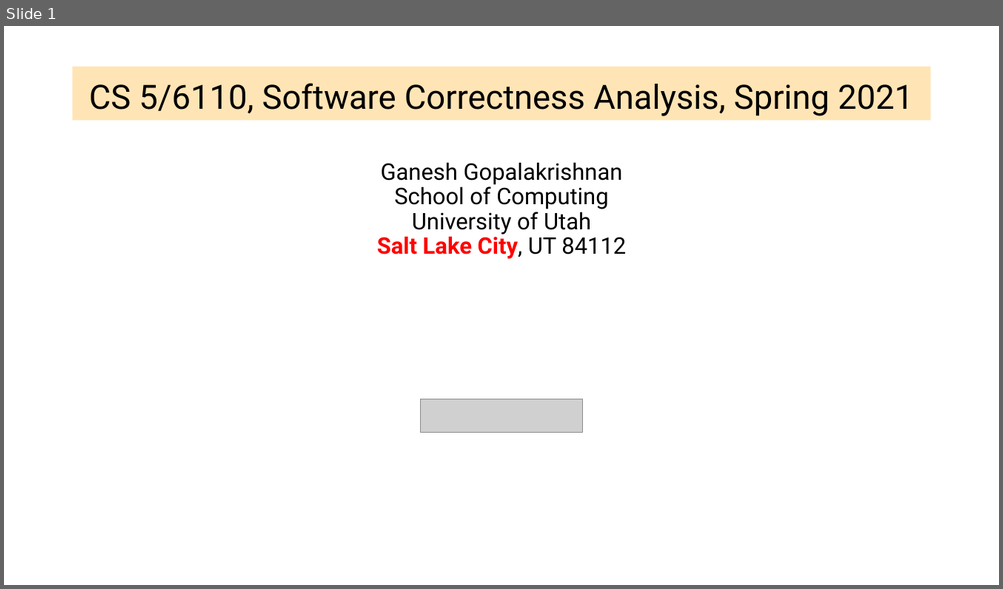
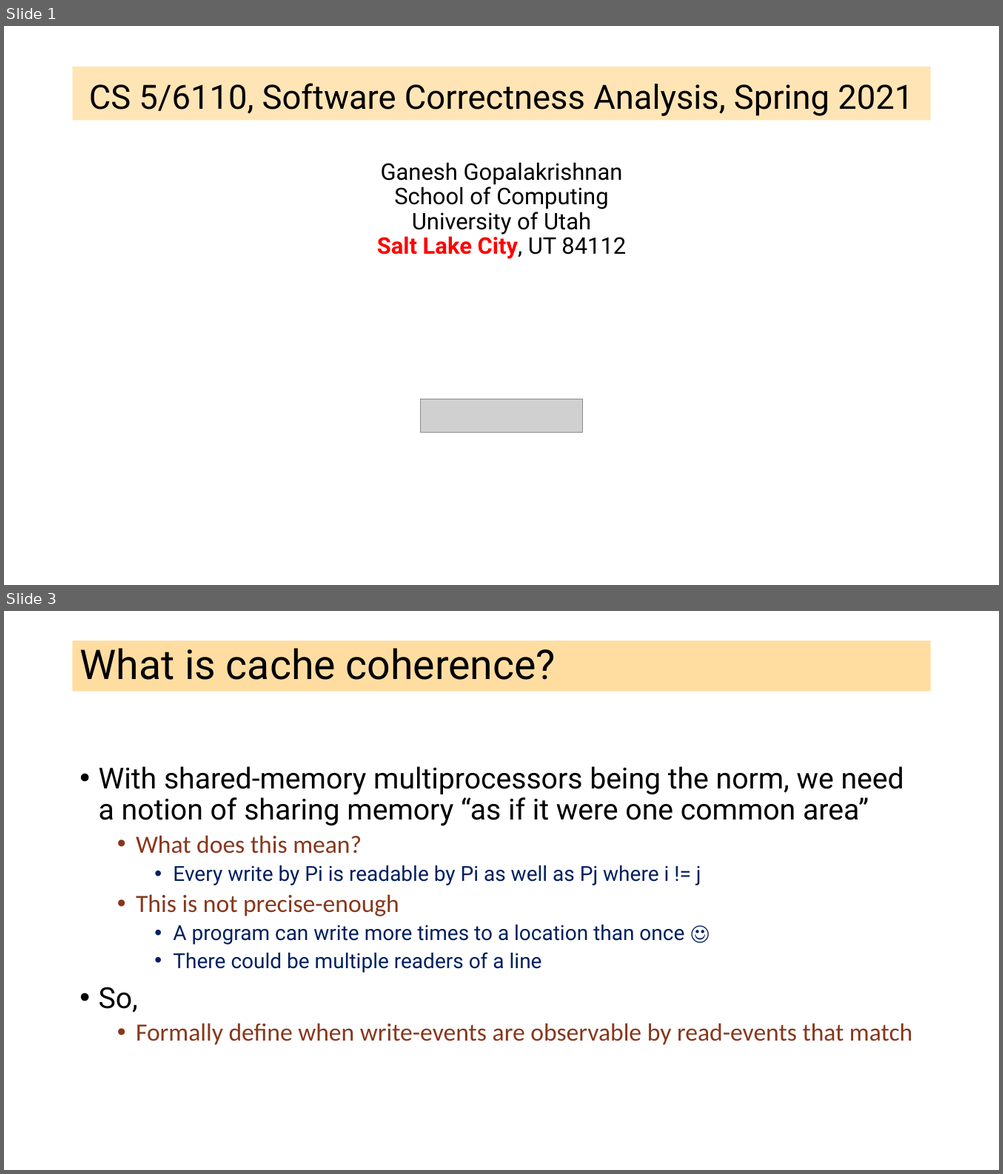
Before and after one commit to ganeshutah/cs6110s22, a slide deck: Lec19/Lec19.pptx. Shown one above the other, each under a label of ours: slide 1 before the commit, slides 1 and 3 after it; the slides between them are not shown. The pictures are 1003x589 and 1003x1174 pixels, drawn with LibreOffice and Linux fonts; fonts in the diff are those of the drawing; grey boxes stand for pictures. Boxes give left, top, right and bottom in pixels: in the first picture for what was removed or moved away, otherwise in the second. Text is boxed around its words. In the diff, an @@ line names an element or a change of style, - is before the commit and + after.

```diff
--- a/Lec19/Lec19.pptx
+++ b/Lec19/Lec19.pptx
@@ slide 3 added at (4,611,999,1170), background #FFFFFF @@
@@ title added at (73,641,930,692), fill #FFBD47 at 51% opacity, 39.6 pt, text #000000 @@
+What is cache coherence?
@@ text added at (99,766,912,1045), 20 pt, text #002060 @@
+• With shared-memory multiprocessors being the norm, we need a notion of sharing memory “as if it were one common area”
+  • What does this mean?
+    • Every write by Pi is readable by Pi as well as Pj where i != j
+  • This is not precise-enough
+    • A program can write more times to a location than once ☺
+    • There could be multiple readers of a line
+• So,
+  • Formally define when write-events are observable by read-events that match
```
Also in this commit, not shown: 1 slide changed, 35 other slides added, 10 slides removed.
